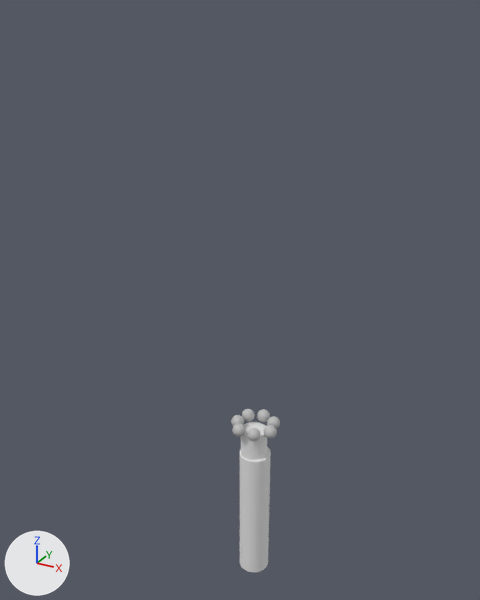
A saved change to the FBX model Assets/_Solaris/Models/EXPORT_ROOT.fbx.
The view is the same before and after, from a camera (50 mm lens) standing at (19.6, -38.1, 30.7) and looking at (-2.2, 1.6, 10.8). Lighting does not change. The marker at lower left points along +X, +Y and +Z. Where no turn or scale is listed for an object, it has been applied to the vertices.

In view in the first picture: 'Cylinder', 'Cylinder.001', 'Orb_Earth', 'Orb_Fire', 'Orb_Ice', 'Orb_Light', 'Orb_Lightning', 'Orb_Water', 'Orb_Wind'.
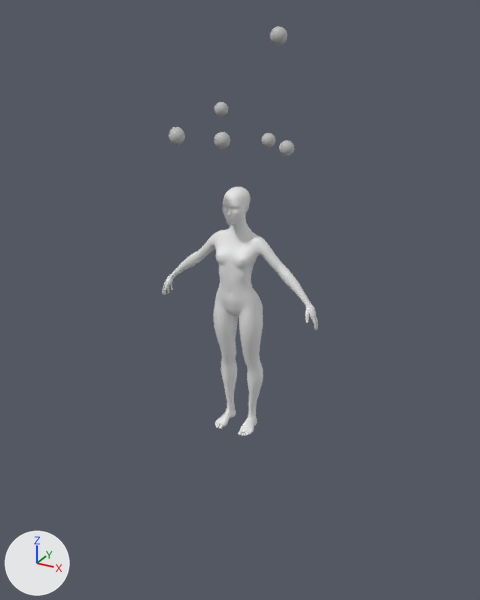
ob_elementalorbs is not drawn itself; it is the parent of ob_orb_ice, ob_orb_water, ob_orb_wind, ob_orb_earth, ob_orb_fire, ob_orb_lightning.
ob_export_root is not drawn itself; it is the parent of ob_elementalorbs, ob_body, ob_head, ob_wings, ob_vfx.

Where the newer file only moved an object's origin or applied its transform, the numbers keep the older frame.

Where the change shows, as pixel boxes [x1, y1, x2, y2] in the pictures (480 x 600 px):
'female_baseMesh|female_baseMesh_01|Dupli|', added: after [162, 187, 318, 436]
'Cylinder', deleted: before [240, 447, 271, 572]
'Cylinder.001', deleted: before [241, 422, 267, 460]
'Orb_Wind', moved, turned, rescaled: before [242, 409, 255, 422]; after [270, 26, 287, 45]
'Orb_Light', mesh turned: before [264, 425, 277, 439]; after [214, 132, 231, 149]
'Orb_Ice', moved, rescaled, turned: before [267, 416, 280, 429]; after [169, 128, 185, 145]
'Orb_Fire', moved, turned, rescaled: before [232, 423, 246, 437]; after [214, 102, 228, 117]
'Orb_Lightning', moved, turned, rescaled: before [257, 409, 270, 422]; after [261, 133, 276, 147]
'Orb_Earth', moved, turned, rescaled: before [231, 415, 244, 426]; after [279, 140, 294, 156]
'Orb_Water', moved, turned, rescaled: before [247, 428, 260, 441]; after [170, 127, 184, 132]

The edits, one by one:
Material 'Material' (mat_material) is new.
Its base color is (0.8, 0.8, 0.8) (white #e7e7e7).
me_scene_006 has 386 vertices, 768 faces and spans x -0.5..0.5, y -0.5..0.5, z -0.5..0.5.
me_scene_006 is used by ob_orb_light; location (1.4, -0.28, 1.5).
me_scene_006 part 1: the whole mesh is turned -90 degrees about the x axis through its middle, then moved by (-2.279, -2.77, 21.86).
Mesh me_mesh_003 is new.
It has 12685 vertices, 12692 faces and spans x -6.4..6.4, y -1.6..1.3, z -0.1..19.0.
It uses material mat_material (white #e7e7e7).
Object 'Orb_Ice' (ob_orb_ice) moves from (110.0, 150.0, -90.0) to (-1.851, -1.774, 1.803).
Object 'Orb_Ice' (ob_orb_ice) is rescaled from (1.0, 1.0, 1.0) to (-0.01, -0.01, -0.01).
Object 'Cylinder' (ob_cylinder) is deleted.
Object 'Cylinder.001' (ob_cylinder_001) is deleted.
Object 'Orb_Water' (ob_orb_water) moves from (48.25, 150.0, 117.1) to (-3.824, 1.134, 1.338).
Object 'Orb_Water' (ob_orb_water) is rescaled from (1.0, 1.0, 1.0) to (0.01, 0.01, 0.01).
In object 'Orb_Wind' (ob_orb_wind), parent goes from ob_elementalorbs to ob_orbpivot.
Object 'Orb_Wind' (ob_orb_wind) moves from (-110.0, 150.0, -90.0) to (4.202, -0.0313, 7.694).
Object 'Orb_Wind' (ob_orb_wind) is rescaled from (1.0, 1.0, 1.0) to (-0.01, -0.01, -0.01).
In object 'Orb_Earth' (ob_orb_earth), parent goes from ob_elementalorbs to ob_orbpivot.
Object 'Orb_Earth' (ob_orb_earth) moves from (-140.0, 150.0, 25.39) to (3.392, 3.237, 0.726).
Object 'Orb_Earth' (ob_orb_earth) is rescaled from (1.0, 1.0, 1.0) to (0.01, 0.01, 0.01).
Object 'EXPORT_ROOT' (ob_export_root) turns from (0, 0, 0) to (90, 0, 0) degrees about x, y and z.
Object 'EXPORT_ROOT' (ob_export_root) is rescaled from (1.0, 1.0, 1.0) to (0.01, 0.01, 0.01).
Object 'ElementalOrbs' (ob_elementalorbs) turns from (90, 0, 0) to (0, 0, 0) degrees about x, y and z.
Object 'ElementalOrbs' (ob_elementalorbs) is rescaled from (0.01, 0.01, 0.01) to (1.0, 1.0, 1.0).
In object 'ElementalOrbs' (ob_elementalorbs), parent goes from ob_export_root to ob_orbpivot.
Object 'ElementalOrbs' (ob_elementalorbs) moves from (0.0, 0.0, 0.0) to (-255.0, 2215.0, 99.97).
Object 'Orb_Fire' (ob_orb_fire) moves from (-76.99, 150.0, 117.9) to (-2.498, 4.851, 2.633).
Object 'Orb_Fire' (ob_orb_fire) is rescaled from (1.0, 1.0, 1.0) to (-0.01, -0.01, -0.01).
In object 'Orb_Lightning' (ob_orb_lightning), parent goes from ob_elementalorbs to ob_orbpivot.
Object 'Orb_Lightning' (ob_orb_lightning) moves from (0.0, 150.0, -140.0) to (0.896, 5.547, 0.667).
Object 'Orb_Lightning' (ob_orb_lightning) is rescaled from (1.0, 1.0, 1.0) to (0.01, 0.01, 0.01).
Object 'OrbPivot' (ob_orbpivot) is new.
Its location is (-2.334, -1.225, 21.5).
Object 'female_baseMesh|female_baseMesh_01|Dupli|' (ob_female_basemesh_female_basemesh_01_dupli) is new; it shows me_mesh_003.
Its location is (-1.95, 0.88, 0.59).
